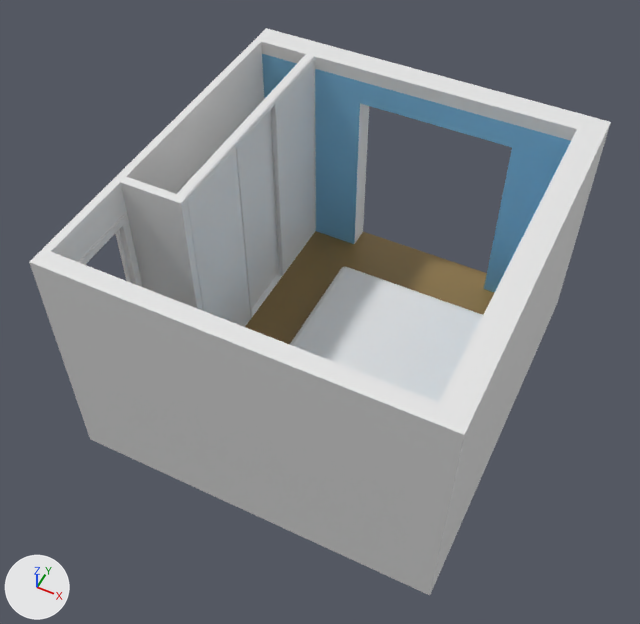
What one commit did to the FBX model Assets/Prefabs/Addressables/Bedroom.fbx.
The view is the same before and after, from a 50 mm camera at (42.8, -73.0, 73.7) aimed at (17.3, -21.9, 9.8). The axes (+X, +Y, +Z) are drawn at lower left. The lights are the same throughout. Where no turn or scale is listed for an object, it has been applied to the vertices. Vertices at the same position are counted once.

Names of what the first picture shows: 'Bed.001', 'Closet.001', 'ClosetDoor2.001', 'ClosetDoor2.002', 'ClosetDoor2.003', 'ClosetRailTop.001', 'DoorFrameBedroom.003', 'Flat.002'.
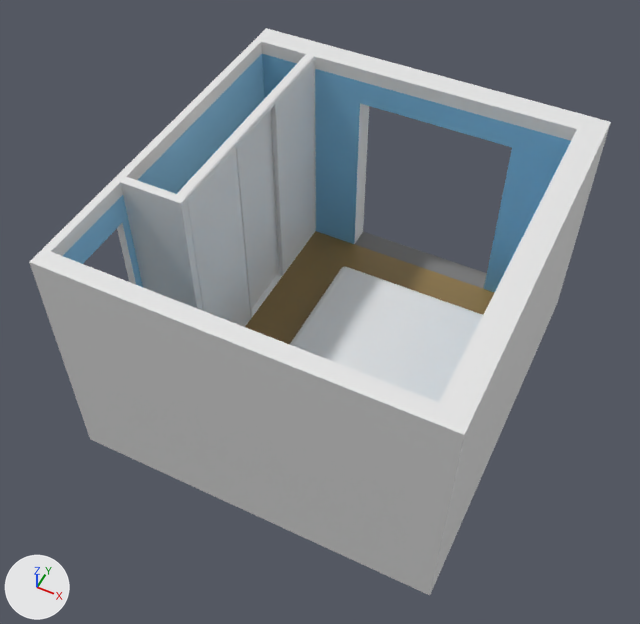
The change, as a diff of the scene's bpy script:
```diff
--- a/Assets/Prefabs/Addressables/Bedroom.fbx.py
+++ b/Assets/Prefabs/Addressables/Bedroom.fbx.py
@@ mat_concrete @@
+mat_concrete = principled_material('Concrete')
+mat_concrete.base_color = (0.204, 0.204, 0.204)  # grey #7d7d7d
+mat_concrete.roughness = 1.0
@@ me_plane_004 @@
 me_plane_004.from_pydata(...)  # 170 vertices, 174 faces; spans x 0.0..36.5, y -38.8..0.0, z -1.0..24.0
 # used by ob_flat_002; location = (0.0, 0.0, 0.0)
+# me_plane_004 part 1: all 7 faces centred in x 0.8..6.5, y -37.0..-15.4, z 10.0..21.3 switch from mat_whitesemigloss (white #e7e7e7) to mat_bedroomwallsmat (blue #84c3e7)
+# me_plane_004 part 2: all 2 faces centred in x 20.3, y -1.2..0.0, z -0.5..0.0 switch from mat_floorlivingmat (brown #8e7649) to mat_concrete (grey #7d7d7d)
@@ ob_doorframebedroom_003 @@
-ob_doorframebedroom_003 = bpy.data.objects.new('DoorFrameBedroom.003', me_plane_003)
-ob_doorframebedroom_003.location = (0.0, 0.0, 0.0)
```

Changed parts and their boxes [x1, y1, x2, y2] in the pictures (640 x 624 px):
'DoorFrameBedroom.003', deleted: before [79, 214, 142, 287]
part 1 of me_plane_004, recoloured (grey to blue): [63, 54, 264, 287] in both
part 2 of me_plane_004, recoloured (brown to grey): [355, 232, 487, 289] in both
